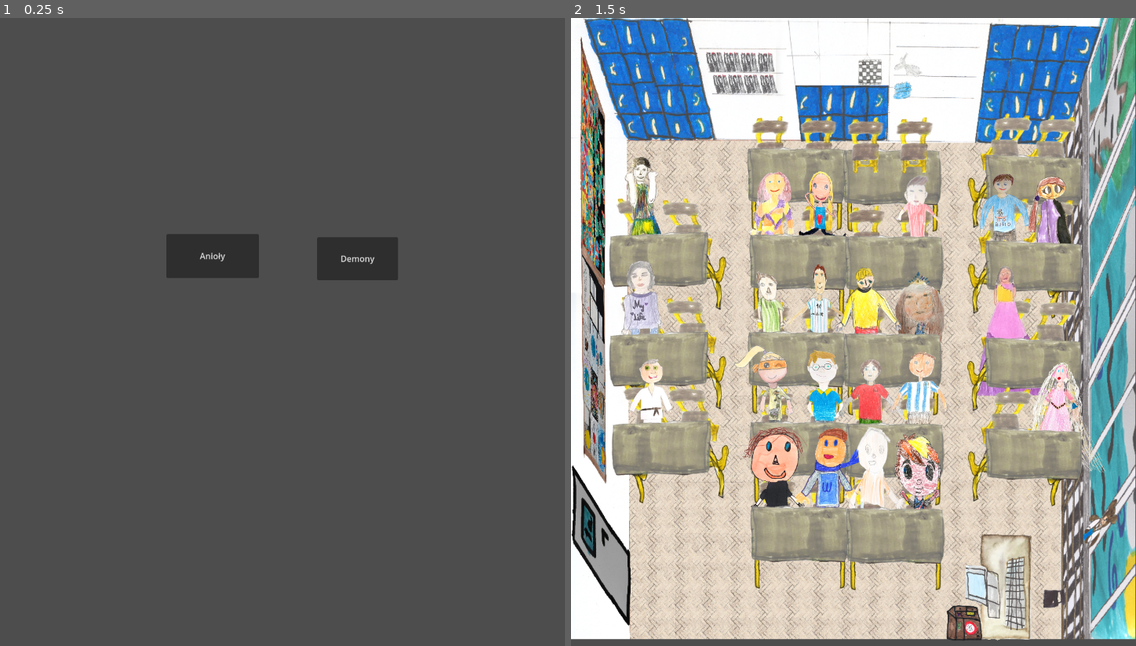
Above: before the commit, frames 1-2 (left to right).
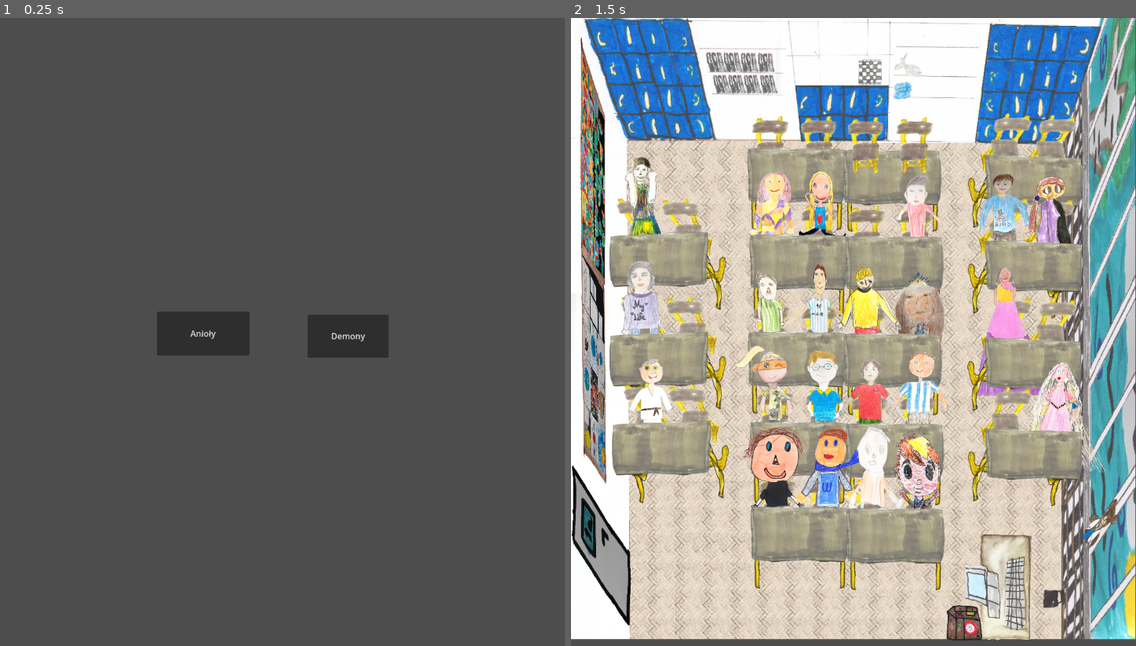
Above: after the commit, the same moments.

Repository: Whyshchuck/Laurka-2026
Game: Godot game, scene res://mode_selection.tscn
Two runs of this game, one before a commit and one after it. Both use one fixed random seed, a clock stepped at 60 frames per second and the inputs below.
Inputs (mouse positions are in pixels of both pictures, inside the frame that each line leads up to):
- Up to frame 1 (0.25 s): no input
- Up to frame 2 (1.5 s): click "Anioły" at 0.5 s; tap Enter at 1.25 s; move the mouse to (977, 300) at 1.27 s; click (977, 300) at 1.42 s

The runs differ from the first frame. In frame 1, 4.1% of the frame differs, in the area x 27-71%, y 34-54%; in frame 2, nothing differs.

Commit message:
desk and mode selection update

Diff:
--- a/desk_center.tscn
+++ b/desk_center.tscn
@@ -12,17 +12,6 @@
 [node name="DeskLeft" type="StaticBody2D"]
 collision_layer = 2
 collision_mask = 3
-
-[node name="TextureRect" type="TextureRect" parent="."]
-visible = false
-offset_right = 367.0
-offset_bottom = 101.0
-texture = ExtResource("1_tkcen")
-expand_mode = 1
-
-[node name="CollisionShape2D" type="CollisionShape2D" parent="."]
-position = Vector2(185, 8.125)
-shape = SubResource("RectangleShape2D_48h1r")
 
 [node name="TextureRect2" type="TextureRect" parent="."]
 offset_left = -37.0
@@ -39,6 +28,19 @@
 offset_bottom = 127.0
 scale = Vector2(0.662677, 0.687075)
 texture = ExtResource("2_tp4ju")
+
+[node name="CollisionShape2D" type="CollisionShape2D" parent="."]
+position = Vector2(185, 8.125)
+shape = SubResource("RectangleShape2D_48h1r")
+
+[node name="TextureRect" type="TextureRect" parent="CollisionShape2D"]
+visible = false
+offset_left = -185.0
+offset_top = -8.125
+offset_right = 182.0
+offset_bottom = 92.875
+texture = ExtResource("1_tkcen")
+expand_mode = 1
 
 [node name="CollisionShape2D2" type="CollisionShape2D" parent="."]
 position = Vector2(183.562, -37)
--- a/mode_selection.tscn
+++ b/mode_selection.tscn
@@ -22,3 +22,6 @@
 offset_right = 761.0
 offset_bottom = 501.0
 text = "Demony"
+
+[node name="Camera2D" type="Camera2D" parent="."]
+position = Vector2(558, 452)
